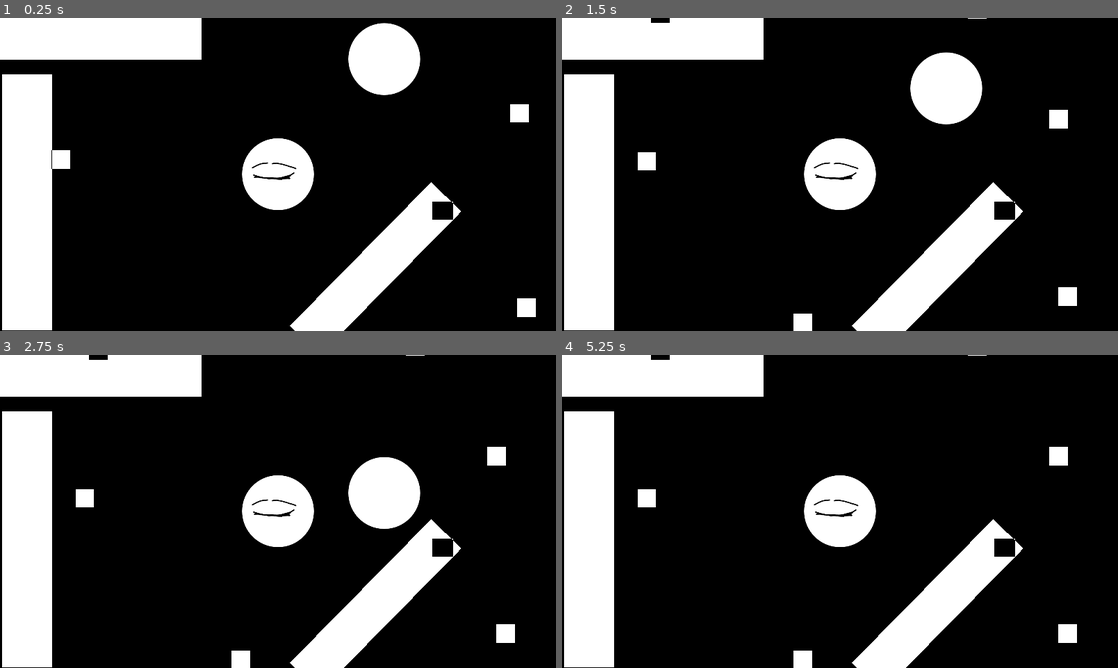
Above: before the commit, frames 1-4 (two rows, left to right).
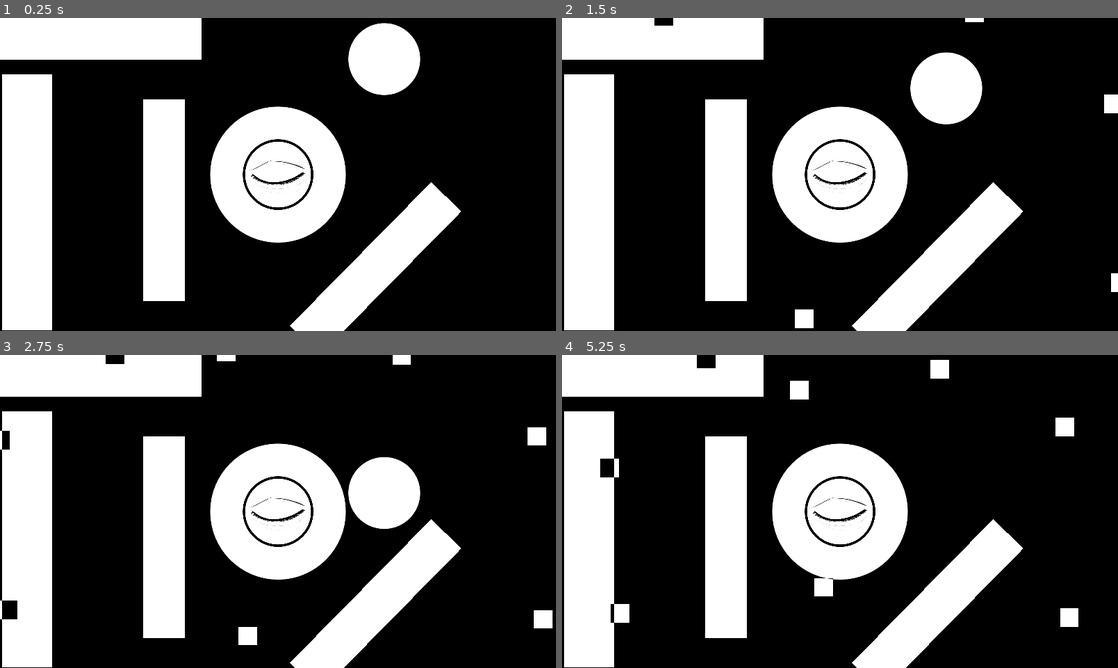
Above: after the commit, the same moments.

Repository: EakyRtk/Hypnopompic-Observer
Game: Godot game, scene res://test/test.tscn
The game is run twice, just before and just after one commit, with the same random seed, the same clock (stepped at 60 frames per second) and the same inputs.
Inputs:
- Up to frame 1 (0.25 s): no input
- Up to frame 2 (1.5 s): no input
- Up to frame 3 (2.75 s): no input
- Up to frame 4 (5.25 s): no input

The runs differ from the first frame. In frame 1, 12% of the frame differs, in the area x 9-97%, y 26-96%; in frame 2, 13%; in frame 3, 14%; in frame 4, 14%, in the area x 6-93%, y 0-100%.

Commit message:
Random Move Sequence and Some Assets

Diff:
--- a/Observer in Hypnopompia/Enemies/First Section Enemies/enemy.gd
+++ b/Observer in Hypnopompia/Enemies/First Section Enemies/enemy.gd
@@ -4,23 +4,50 @@
 
 static var max_evasion := 2
 
+@onready var enemy_sprite = $EnemySprite
+
 @export var bullet_size := 3
-@export var speed := 150
+@export var speed := 90
+@export var rmove_range := 120
+
+#INFO: If black enemy summons under invert area it will result an invisible enemy.
+@export_enum("White/Inverted", "Black") var color_type := 0
 
 var evasion := 0
 var can_move := true
 
+
 func _ready():
-	await get_tree().create_timer(0.8).timeout
-	can_move = false
+
+	if color_type == 1:
+		modulate = Color.BLACK
+
+	await get_tree().create_timer(2).timeout
+	_do_sequence()
 
 func _process(delta):
 	_move(delta)
+
+#TODO: enemies will follow same sequence and fire a timer signal to redo it again
+func _do_sequence():
+	can_move = false
+	_random_move()
+	#TODO:shoot
+	await get_tree().create_timer(2).timeout
+	can_move = true
+	await get_tree().create_timer(2).timeout
+	#TODO:shoot
+	can_move = false
 
 func _move(delta):
 	if not can_move:
 		return
 	position += position.direction_to(Vector2(960, 540)) * delta * speed
+
+func _random_move():
+	var random_move_tween = create_tween()
+	random_move_tween.tween_property(self, "position",
+	 position + Vector2(randi_range(-rmove_range, rmove_range), randi_range(-rmove_range, rmove_range)), 2).set_trans(Tween.TRANS_QUAD).set_ease(Tween.EASE_IN_OUT)
 
 func evade():
 	#TODO: implement
@@ -28,5 +55,6 @@
 
 func hurt():
 	#TODO: add stuff before enemy dies
+	enemy_sprite.hide()
 	queue_free()
 	#print("enemy hurt")
--- a/Observer in Hypnopompia/Enemies/First Section Enemies/enemy.tscn
+++ b/Observer in Hypnopompia/Enemies/First Section Enemies/enemy.tscn
@@ -26,4 +26,4 @@
 [node name="EvasionCooldown" type="Timer" parent="."]
 one_shot = true
 
-[node name="ShootingCooldown" type="Timer" parent="."]
+[node name="SequenceCooldown" type="Timer" parent="."]
--- a/Observer in Hypnopompia/Systems/Hit-Hurt Box/HurtBox.gd
+++ b/Observer in Hypnopompia/Systems/Hit-Hurt Box/HurtBox.gd
@@ -3,7 +3,7 @@
 enum DetectType {TypHurt, TypEvade}
 
 @export_enum("Enemy", "Player") var hurt_from = 1
-@export var detect_type : DetectType = 0
+@export var detect_type : DetectType = DetectType.TypHurt
 var parent
 
 func _init():
--- a/Observer in Hypnopompia/project.godot
+++ b/Observer in Hypnopompia/project.godot
@@ -22,6 +22,7 @@
 
 window/size/viewport_width=1920
 window/size/viewport_height=1080
+window/size/mode=3
 window/size/window_width_override=960
 window/size/window_height_override=540
 window/stretch/mode="canvas_items"
--- a/Observer in Hypnopompia/test/test.tscn
+++ b/Observer in Hypnopompia/test/test.tscn
@@ -1,11 +1,13 @@
-[gd_scene load_steps=18 format=3 uid="uid://hylnr25f8v8n"]
+[gd_scene load_steps=20 format=3 uid="uid://hylnr25f8v8n"]
 
-[ext_resource type="Texture2D" uid="uid://ctg2t3wiae7jo" path="res://test/eye_test.png" id="1_dg1f1"]
 [ext_resource type="Shader" path="res://Systems/inverter.gdshader" id="2_stj0m"]
+[ext_resource type="Texture2D" uid="uid://ccay83kb64imt" path="res://Player/eye_b.png" id="2_ye4ly"]
 [ext_resource type="Texture2D" uid="uid://cetyw1tfdoh2e" path="res://test/test_bakcground.png" id="3_071tn"]
 [ext_resource type="PackedScene" uid="uid://c30k3tgjk8k65" path="res://Enemies/First Section Enemies/enemy.tscn" id="4_300yu"]
 [ext_resource type="Texture2D" uid="uid://iusgnv16gbp0" path="res://Enemies/white_circle.png" id="5_nxpov"]
 [ext_resource type="Script" path="res://Systems/Hit-Hurt Box/HitBox.gd" id="5_rdoud"]
+[ext_resource type="Texture2D" uid="uid://boywpbjyypfgv" path="res://Player/white_circle2.png" id="7_4qmn8"]
+[ext_resource type="Texture2D" uid="uid://lnlagwxo0uny" path="res://Player/black_ring.png" id="8_dn62w"]
 
 [sub_resource type="Gradient" id="Gradient_p41bo"]
 offsets = PackedFloat32Array(0)
@@ -53,16 +55,18 @@
 
 [node name="EyeTest" type="Sprite2D" parent="."]
 position = Vector2(960, 540)
-scale = Vector2(1.13281, 1)
-texture = ExtResource("1_dg1f1")
+scale = Vector2(0.5, 0.5)
+texture = ExtResource("2_ye4ly")
 
 [node name="testbox-invert" type="Sprite2D" parent="."]
+visible = false
 position = Vector2(1528, 665)
 scale = Vector2(1.13281, 1)
 texture = SubResource("GradientTexture2D_qcvj7")
 
 [node name="Enemy" parent="." instance=ExtResource("4_300yu")]
 position = Vector2(173, 486)
+color_type = 1
 
 [node name="Enemy2" parent="." instance=ExtResource("4_300yu")]
 position = Vector2(251, -96)
@@ -74,10 +78,16 @@
 position = Vector2(1511, -121)
 
 [node name="Enemy5" parent="." instance=ExtResource("4_300yu")]
-position = Vector2(1831, 320)
+position = Vector2(2035, 263)
 
 [node name="Enemy6" parent="." instance=ExtResource("4_300yu")]
-position = Vector2(1851, 1018)
+position = Vector2(2055, 961)
+
+[node name="Enemy8" parent="." instance=ExtResource("4_300yu")]
+position = Vector2(-194, 215)
+
+[node name="Enemy9" parent="." instance=ExtResource("4_300yu")]
+position = Vector2(-174, 913)
 
 [node name="Enemy7" parent="." instance=ExtResource("4_300yu")]
 position = Vector2(803, 1169)
@@ -114,6 +124,14 @@
 offset_right = 696.0
 offset_bottom = 145.0
 
+[node name="ColorRect5" type="ColorRect" parent="InverterStuff"]
+material = SubResource("ShaderMaterial_4pe2r")
+offset_left = 639.0
+offset_top = 280.0
+offset_right = 1335.0
+offset_bottom = 425.0
+rotation = 1.57079
+
 [node name="ColorRect4" type="ColorRect" parent="InverterStuff"]
 material = SubResource("ShaderMaterial_4pe2r")
 offset_left = 7.0
@@ -132,13 +150,21 @@
 [node name="Sprite2D2" type="Sprite2D" parent="InverterStuff"]
 material = SubResource("ShaderMaterial_4jrr4")
 position = Vector2(960, 540)
-texture = ExtResource("5_nxpov")
+scale = Vector2(0.999995, 0.999995)
+texture = ExtResource("7_4qmn8")
+
+[node name="BlackRing" type="Sprite2D" parent="InverterStuff"]
+position = Vector2(960, 540)
+scale = Vector2(0.52, 0.52)
+texture = ExtResource("8_dn62w")
 
 [node name="testbox2-black" type="Sprite2D" parent="."]
-position = Vector2(918, 141)
+visible = false
+position = Vector2(-228, 574)
 texture = SubResource("GradientTexture2D_611mx")
 
 [node name="testbox3-white" type="Sprite2D" parent="."]
+visible = false
 position = Vector2(2327, 493)
 texture = SubResource("GradientTexture2D_x085v")
 
Binary file added: Observer in Hypnopompia/Player/black_ring.png
Not shown, added: Observer in Hypnopompia/Player/black_ring.png.import
Binary file added: Observer in Hypnopompia/Player/eye.png
Not shown, added: Observer in Hypnopompia/Player/eye.png.import
Binary file added: Observer in Hypnopompia/Player/eye_b.png
Not shown, added: Observer in Hypnopompia/Player/eye_b.png.import
Binary file added: Observer in Hypnopompia/Player/white_circle2.png
Not shown, added: Observer in Hypnopompia/Player/white_circle2.png.import
